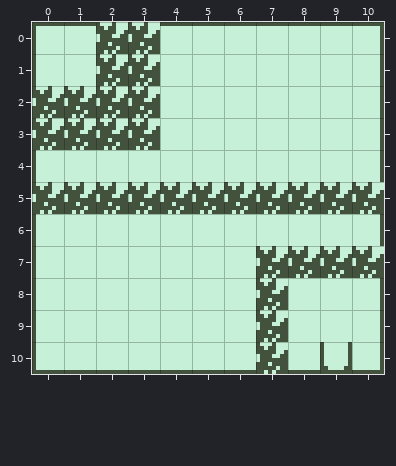
Level history. Tiled map (JSON): data/maps/left.json. That is the earlier state.
Cells are 8x8 px. Shown: x 0..10, y 0..10.
The result:
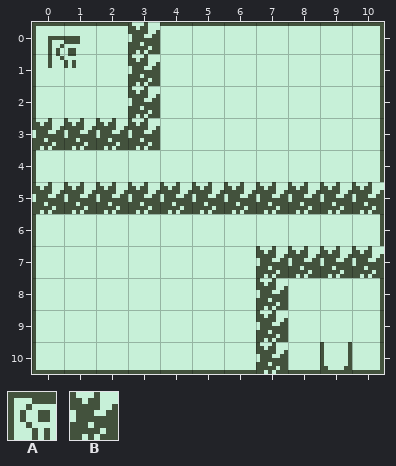
Key: from "gameTilesheet": A 14, B 19.
Objects are placed by their top-left corner, in cells (3,4 is the top-left corner of cell 3,4); size is 1x1 cell unless given.
Commit message: Add skulls who give the keys
What changed:
{"where": "layer \"flameLayer\""}
{"was": "B at 2,0"}
{"was": "B at 2,1"}
{"was": "B at 0,2"}
{"was": "B at 1,2"}
{"was": "B at 2,2"}
{"where": "layer \"skullLayer\" (added)"}
{"now": "A at 0.5,0.5"}
